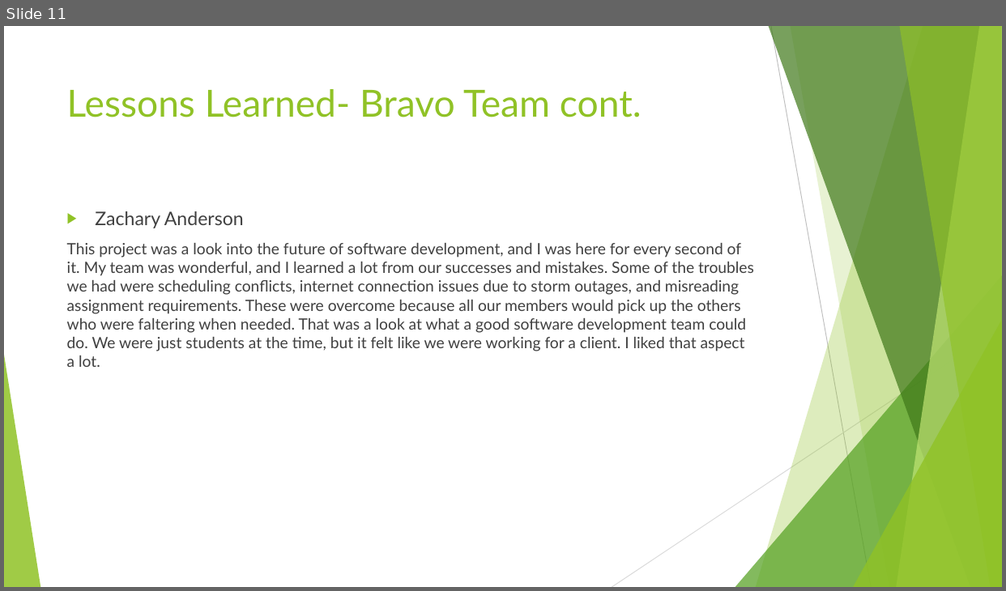
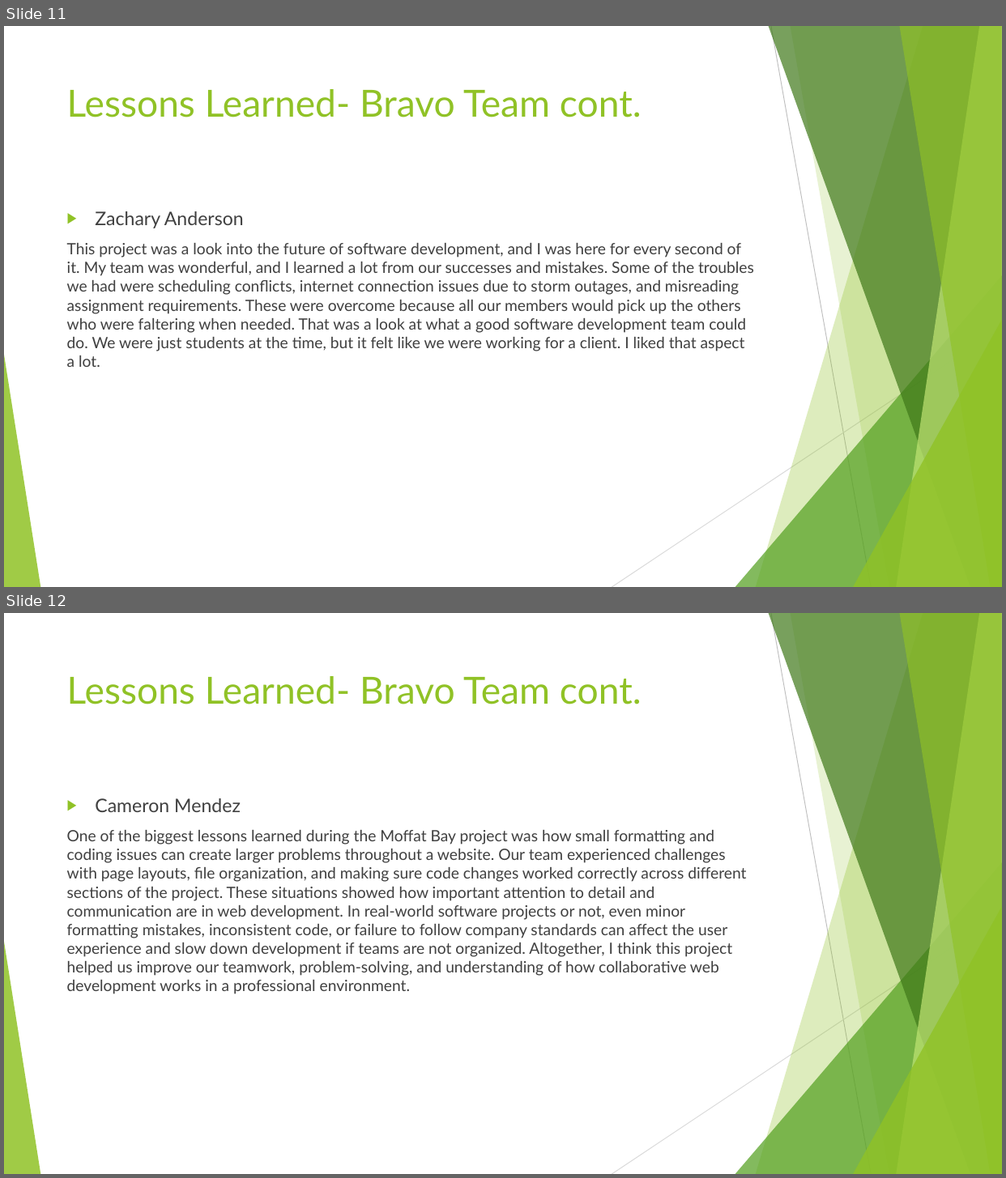
Before and after one commit to ang166varg/Moffat-Bay, a slide deck: MODULE-10/Bravo Team_Module 10.pptx. Shown one above the other, each under a label of ours: slide 11 before the commit, slides 11 and 12 after it. The pictures are 1006x591 and 1006x1178 pixels, drawn with LibreOffice and Linux fonts; fonts in the diff are those of the drawing. Boxes give left, top, right and bottom in pixels: in the first picture for what was removed or moved away, otherwise in the second. Text is boxed around its words. In the diff, an @@ line names an element or a change of style, - is before the commit and + after.

Commit message:
Update to Beta Tester and Powerpoint 05/15/2026

```diff
--- a/MODULE-10/Bravo Team_Module 10.pptx
+++ b/MODULE-10/Bravo Team_Module 10.pptx
@@ slide 12 added at (4, 613, 1002, 1174), background #FFFFFF; not listed: 10 template elements that a slide beside it also shows @@
@@ title added at (67, 676, 641, 705), 36 pt, text #90C226 @@
+Lessons Learned- Bravo Team cont.
@@ text added at (67, 798, 746, 995), 15 pt, text #404040 @@
+▶ Cameron Mendez
+One of the biggest lessons learned during the Moffat Bay project was how small formatting and coding issues can create larger problems throughout a website. Our team experienced challenges with page layouts, file organization, and making sure code changes worked correctly across different sections of the project. These situations showed how important attention to detail and communication are in web development. In real-world software projects or not, even minor formatting mistakes, inconsistent code, or failure to follow company standards can affect the user experience and slow down development if teams are not organized. Altogether, I think this project helped us improve our teamwork, problem-solving, and understanding of how collaborative web development works in a professional environment.
```
Also in this commit, not shown: 1 other file.
